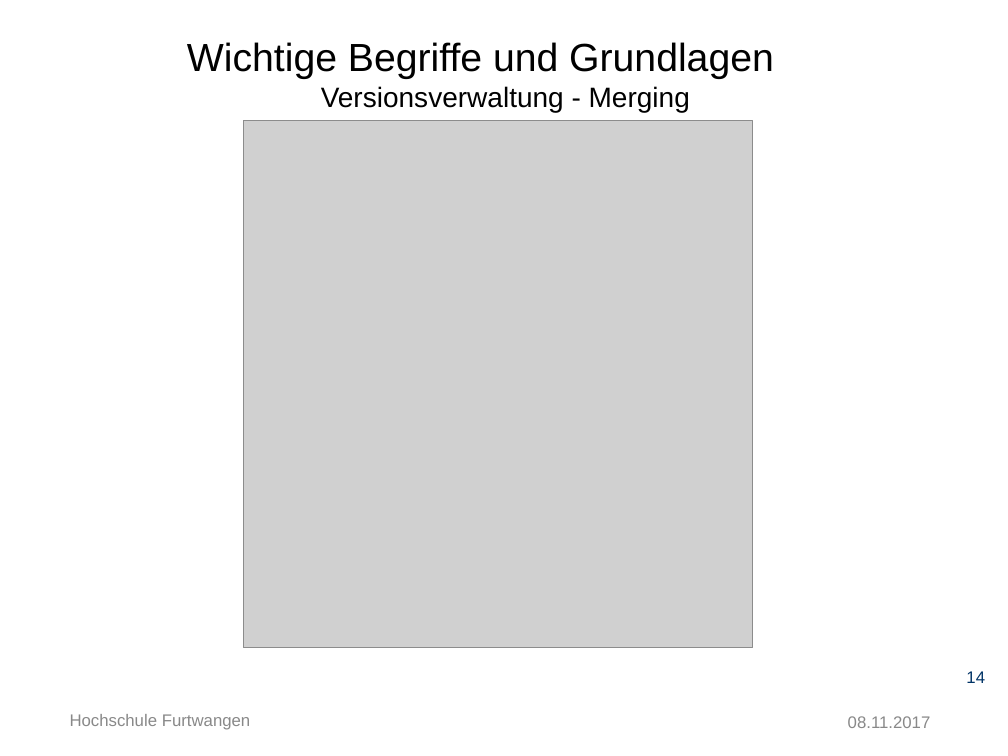
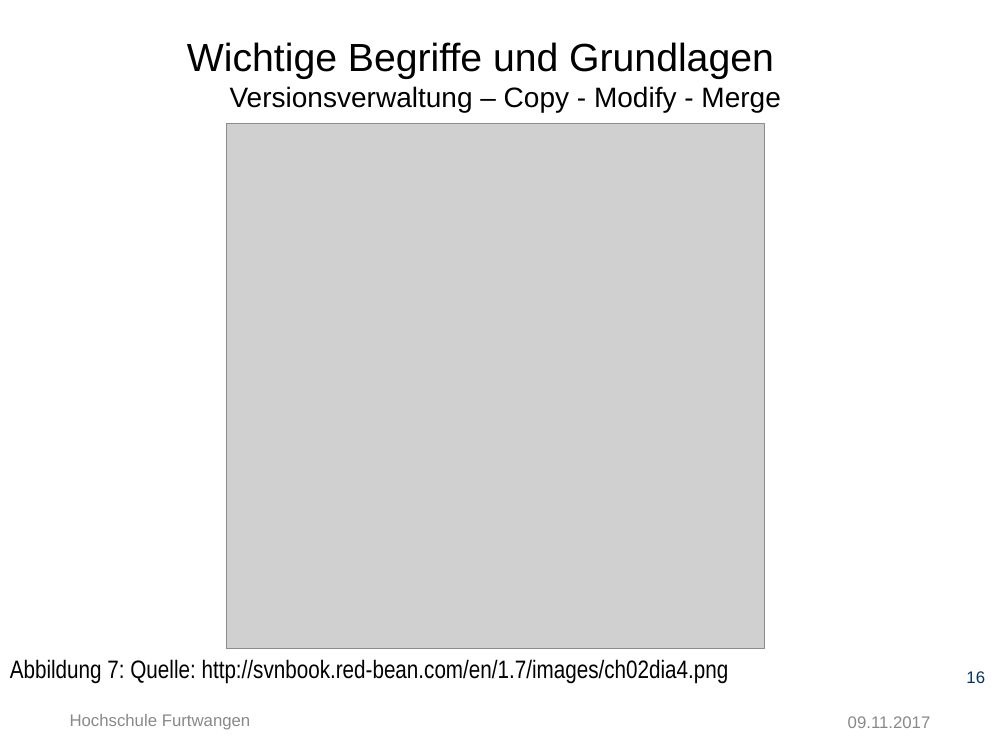
Before and after one commit to Ertugrul-Furtwangen/Erti, a slide deck: slide 16 of Thesis-Präsentation.pptx (slide 14 before the commit). Drawn at 1008x756 pixels with LibreOffice and Linux fonts; fonts in the diff are those of the drawing; grey boxes stand for pictures; background and template pictures are left out. Boxes give left, top, right and bottom in pixels: in the first picture for what was removed or moved away, otherwise in the second. Text is boxed around its words. In the diff, an @@ line names an element or a change of style, - is before the commit and + after.

```diff
--- a/Thesis-Präsentation.pptx
+++ b/Thesis-Präsentation.pptx
@@ title at <box>187,42,780,112</box>: text changed; size 28 to 20 pt @@
-Wichtige Begriffe und Grundlagen
-Versionsverwaltung - Merging
+Wichtige Begriffe und Grundlagen
+Versionsverwaltung – Copy - Modify - Merge
@@ picture: place and size @@
-picture at <box>243,120,753,647</box>
+picture at <box>226,124,764,649</box>
@@ text added at <box>10,659,729,684</box>, 18 pt, text #000000 @@
+Abbildung 7: Quelle: http://svnbook.red-bean.com/en/1.7/images/ch02dia4.png
@@ page number at <box>966,671,985,683</box>: text changed @@
-14
+16
@@ text at <box>848,716,931,728</box>: text changed @@
-08.11.2017
+09.11.2017
```
Also in this commit, not shown: 39 other slides changed, 3 slides added, 2 slides removed.
